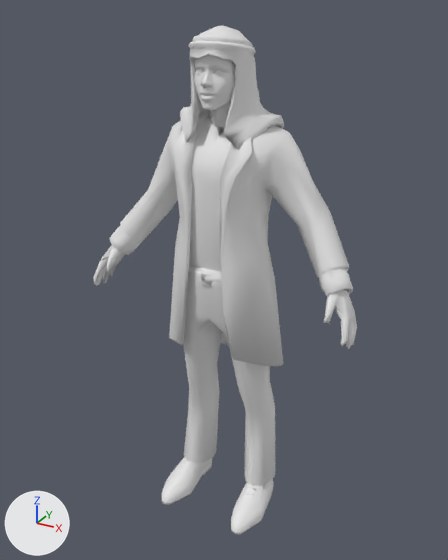
Renders of the FBX model Assets/_Project/Models/Male.fbx from each side of a commit.
Both versions are drawn from a camera (50 mm lens) standing at (1.014, -1.854, 1.905) and looking at (-0.002, -0.007, 0.982). The lights are fixed; the arrows at lower left show +X, +Y and +Z.

In view in the first picture: 'Wolf3D_Avatar'.
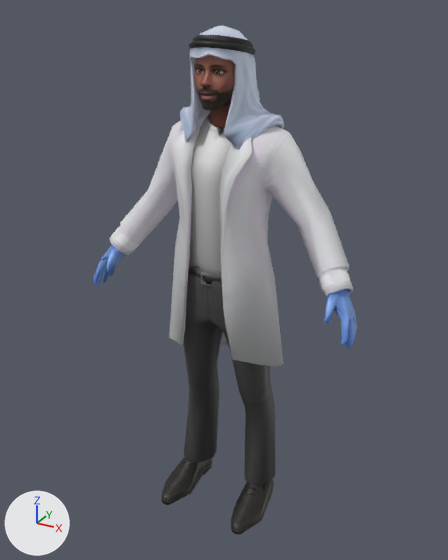
Location of each change, (x1, y1, x2, y2) in pixels of the pictures (448 x 560 px):
'Wolf3D_Avatar', surface changed: (93, 26, 357, 534) in both

Edits to the bpy script that builds the scene:
```text
Add img_male_texture_png:
    img_male_texture_png = load_image('Male Texture.png', 'Materials/Male Texture.png', 1024, 1024, 'sRGB')
Change mat_wolf3d_avatar_001:
    remove mat_wolf3d_avatar_001.base_color = (0.8, 0.8, 0.8)  # white #e7e7e7
    add mat_wolf3d_avatar_001.texture = img_male_texture_png
```
